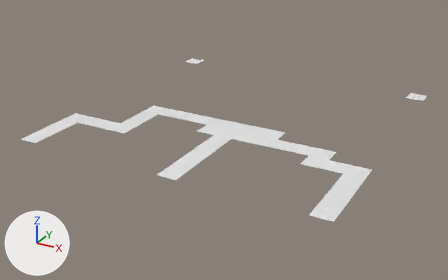
An edit to the OBJ model src/Resources/Models/woods.obj, drawn before and after from the same camera.
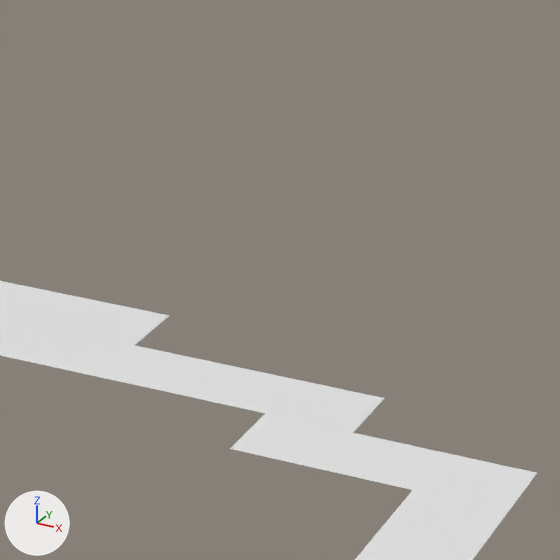
Each version appears first whole from a 50 mm camera at (44.2, -71.1, 24.3) aimed at (14.8, -17.8, -2.4), and next in a close-up on the part from 55% to 84% of the width and 21% to 68% of the height. Arrows for +X, +Y and +Z are at lower left; the lights stay in place. Where no turn or scale is listed for an object, it has been applied to the vertices.

The older version as bpy lines, for what is in view:
```python
me_plane_012 = bpy.data.meshes.new('Plane.012')
me_plane_012.from_pydata([(22.0, -22.0, 0.0), (24.0, -22.0, 0.0), (22.0, -20.0, 0.0), (24.0, -20.0, 0.0)], [], [(0, 1, 3, 2)])
me_plane_018 = bpy.data.meshes.new('Plane.018')
me_plane_018.from_pydata([(30.0, -26.0, 0.0), (32.0, -26.0, 0.0), (30.0, -24.0, 0.0), (32.0, -24.0, 0.0)], [], [(0, 1, 3, 2)])
me_plane_019 = bpy.data.meshes.new('Plane.019')
me_plane_019.from_pydata([(30.0, -28.0, 0.0), (32.0, -28.0, 0.0), (30.0, -26.0, 0.0), (32.0, -26.0, 0.0)], [], [(0, 1, 3, 2)])
ob_plane_012 = bpy.data.objects.new('Plane.012', me_plane_012)
ob_plane_012.location = (0.0, 0.0, 0.0)
ob_plane_018 = bpy.data.objects.new('Plane.018', me_plane_018)
ob_plane_018.location = (0.0, 0.0, 0.0)
ob_plane_019 = bpy.data.objects.new('Plane.019', me_plane_019)
ob_plane_019.location = (0.0, 0.0, 0.0)
# also in view: 'Plane.017' at (31.0, -23.0, 0.0); 'Plane.011' at (21.0, -21.0, 0.0); 'Plane.013' at (25.0, -21.0, 0.0); 'Plane.016' at (29.0, -23.0, 0.0); 'Plane.015' at (27.0, -23.0, 0.0)
```
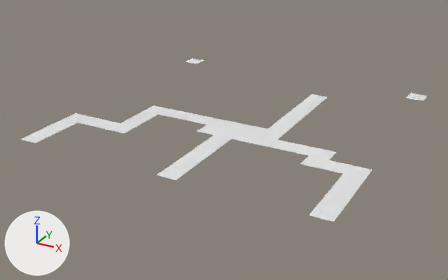
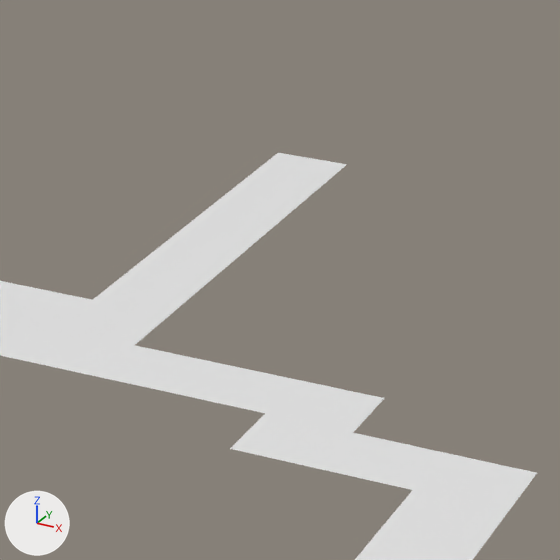
Location of each change, (x1, y1, x2, y2) in pixels of the close-ups (560 x 560 px):
'Plane.038', added: after (93, 272, 202, 315)
'Plane.039', added: after (128, 246, 234, 287)
'Plane.040', added: after (161, 221, 265, 260)
'Plane.041', added: after (192, 197, 293, 234)
'Plane.042', added: after (223, 174, 320, 210)
'Plane.043', added: after (251, 153, 347, 187)

Edits to the bpy script that builds the scene:
```text
Add me_plane_043:
    me_plane_043.from_pydata([(20.0, -8.0, 0.0), (22.0, -8.0, 0.0), (20.0, -6.0, 0.0), (22.0, -6.0, 0.0)], [], [(0, 1, 3, 2)])
Add me_plane_042:
    me_plane_042.from_pydata([(20.0, -10.0, 0.0), (22.0, -10.0, 0.0), (20.0, -8.0, 0.0), (22.0, -8.0, 0.0)], [], [(0, 1, 3, 2)])
Add me_plane_041:
    me_plane_041.from_pydata([(20.0, -12.0, 0.0), (22.0, -12.0, 0.0), (20.0, -10.0, 0.0), (22.0, -10.0, 0.0)], [], [(0, 1, 3, 2)])
Add me_plane_040:
    me_plane_040.from_pydata([(20.0, -14.0, 0.0), (22.0, -14.0, 0.0), (20.0, -12.0, 0.0), (22.0, -12.0, 0.0)], [], [(0, 1, 3, 2)])
Add me_plane_039:
    me_plane_039.from_pydata([(20.0, -16.0, 0.0), (22.0, -16.0, 0.0), (20.0, -14.0, 0.0), (22.0, -14.0, 0.0)], [], [(0, 1, 3, 2)])
Add me_plane_038:
    me_plane_038.from_pydata([(20.0, -18.0, 0.0), (22.0, -18.0, 0.0), (20.0, -16.0, 0.0), (22.0, -16.0, 0.0)], [], [(0, 1, 3, 2)])
Add ob_plane_043:
    ob_plane_043 = bpy.data.objects.new('Plane.043', me_plane_043)
    ob_plane_043.location = (0.0, 0.0, 0.0)
Add ob_plane_042:
    ob_plane_042 = bpy.data.objects.new('Plane.042', me_plane_042)
    ob_plane_042.location = (0.0, 0.0, 0.0)
Add ob_plane_041:
    ob_plane_041 = bpy.data.objects.new('Plane.041', me_plane_041)
    ob_plane_041.location = (0.0, 0.0, 0.0)
Add ob_plane_040:
    ob_plane_040 = bpy.data.objects.new('Plane.040', me_plane_040)
    ob_plane_040.location = (0.0, 0.0, 0.0)
Add ob_plane_039:
    ob_plane_039 = bpy.data.objects.new('Plane.039', me_plane_039)
    ob_plane_039.location = (0.0, 0.0, 0.0)
Add ob_plane_038:
    ob_plane_038 = bpy.data.objects.new('Plane.038', me_plane_038)
    ob_plane_038.location = (0.0, 0.0, 0.0)
```
